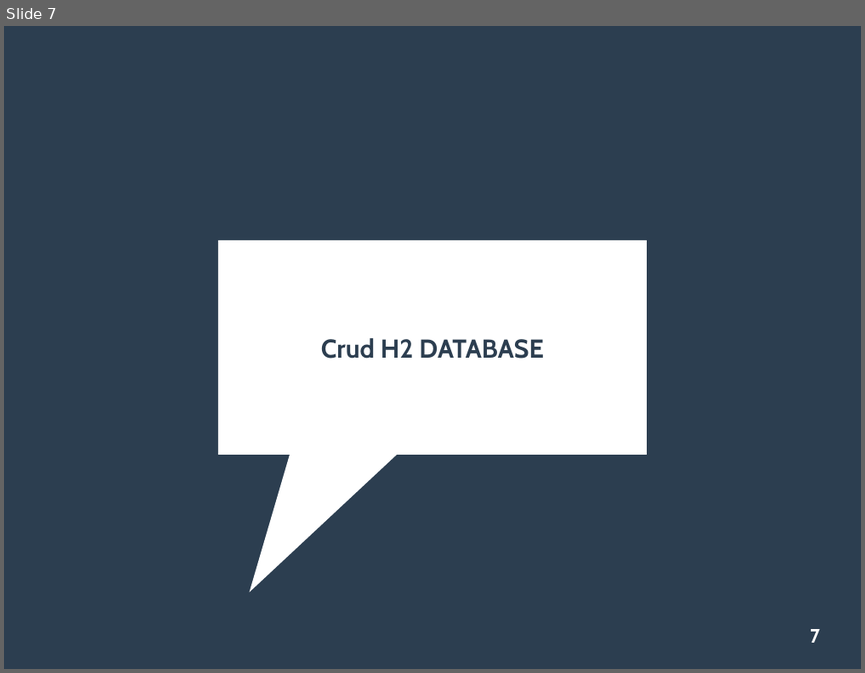
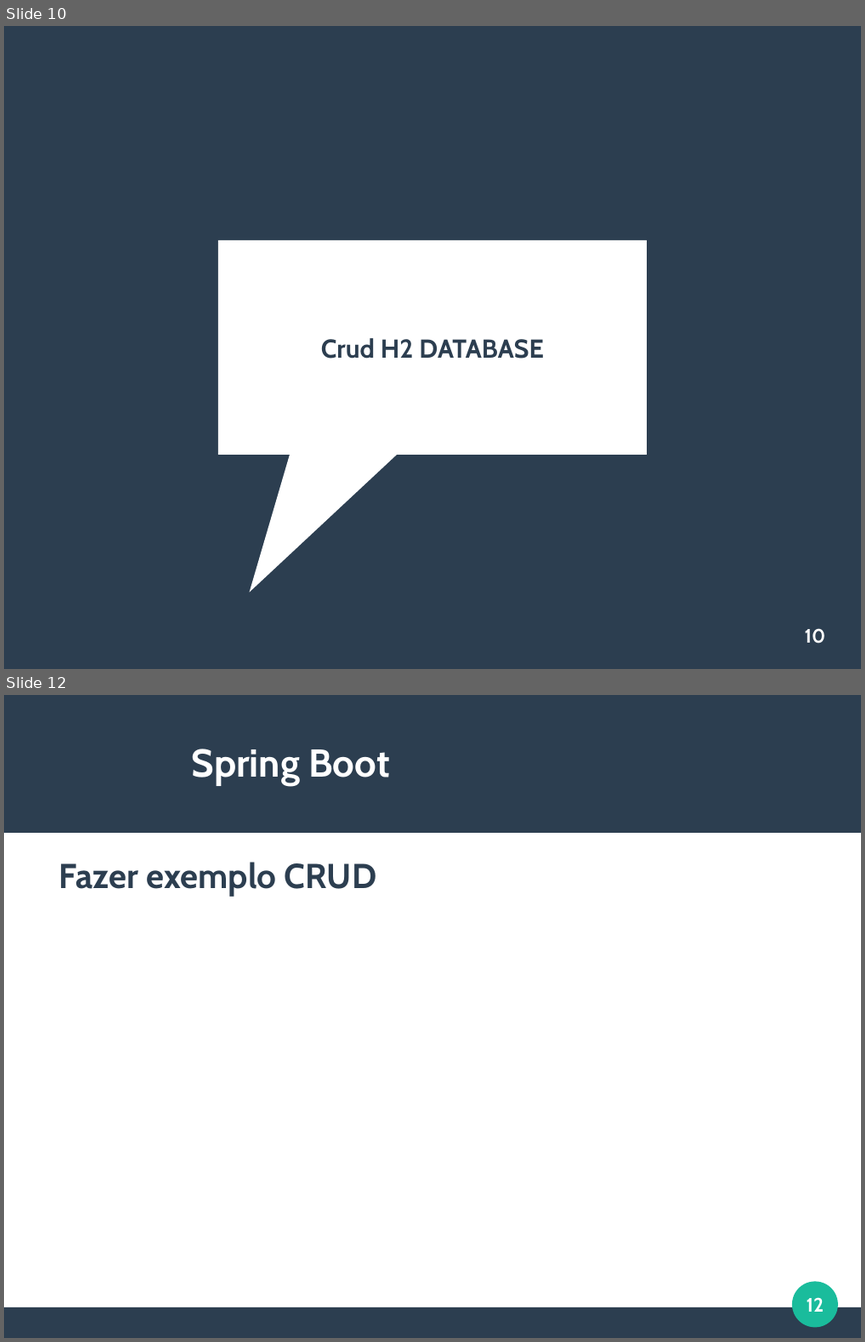
Before and after one commit to viniciusFortti/test, a slide deck: Apresentação/QuartaApresentacaoSpring.odp. Shown one above the other, each under a label of ours: slide 7 before the commit, slides 10 and 12 after it; the slides between them are not shown. The pictures are 865x673 and 865x1342 pixels, drawn with LibreOffice and Linux fonts; fonts in the diff are those of the drawing. Boxes give left, top, right and bottom in pixels: in the first picture for what was removed or moved away, otherwise in the second. Text is boxed around its words. In the diff, an @@ line names an element or a change of style, - is before the commit and + after.

```diff
--- a/Apresentação/QuartaApresentacaoSpring.odp
+++ b/Apresentação/QuartaApresentacaoSpring.odp
@@ slide 12 added at (4, 695, 861, 1338), background #FFFFFF @@
@@ rectangle added at (4, 695, 861, 833), fill #2C3E50 @@
@@ title added at (192, 749, 389, 786), 36 pt, text #FFFFFF, bold @@
+Spring Boot
@@ text added at (59, 862, 377, 896), 32 pt, text #2C3E50, bold @@
+Fazer exemplo CRUD
@@ ellipse added at (793, 1281, 838, 1327), fill #1ABC9C @@
@@ page number added at (806, 1297, 824, 1311), 18 pt, text #FFFFFF, bold @@
+12
@@ rectangle added at (4, 1307, 861, 1338), fill #2C3E50 @@
@@ what was slide 7 is now slide 10 @@
@@ page number at (805, 628, 826, 643): text changed @@
-7
+10
```
Also in this commit, not shown: 3 slides changed, 14 other slides added.
